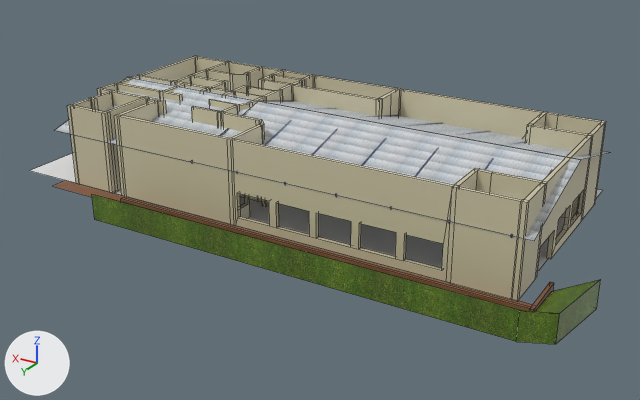
Two versions of the Blender file Restaurante Universitário/Arquivo blend/restaurante.blend, one commit apart.
Both versions are drawn from a 50 mm camera at (-561.0, 882.0, 429.0) aimed at (-49.0, 27.0, 2.0). The lights are fixed; the arrows at lower left show +X, +Y and +Z. Mesh edges are drawn as thin lines on the coarser meshes.
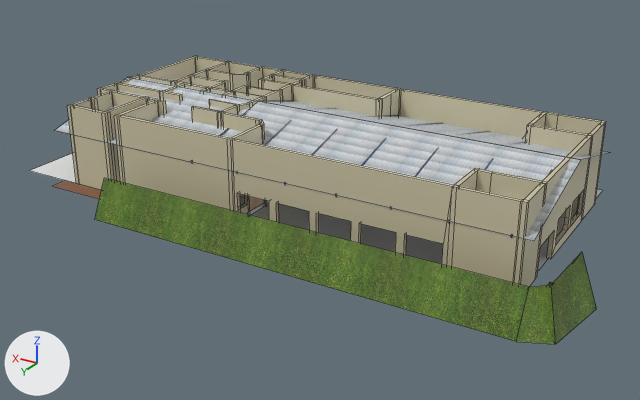
Location of each change, [x1, y1, x2, y2] in pixels of the pictures (640 x 400 px):
'Cube.001', reshaped (11% taller)
    before: [92, 194, 601, 344]
    after: [95, 178, 597, 344]
'Cube.002', added
    after: [249, 196, 264, 215]
    faces in mat_material_003 (picture img_seamless_wood_texture_741858_jpg): [249, 196, 264, 212]
'Cube', unchanged, covered by the edit
    before: [121, 198, 554, 311]
'Plane.001', unchanged, covered by the edit
    before: [53, 180, 533, 307]
    after: [53, 180, 101, 199]

Patch to the scene script:
```diff
--- a/Restaurante Universitário/Arquivo blend/restaurante.blend.py
+++ b/Restaurante Universitário/Arquivo blend/restaurante.blend.py
@@ img_seamless_wood_texture_741858_jpg @@
+img_seamless_wood_texture_741858_jpg = load_image('seamless-wood-texture-741858.jpg', 'Texturas/seamless-wood-texture-741858.jpg', 1500, 1500, 'sRGB')
@@ mat_material_003 @@
+mat_material_003 = principled_material('Material.003')
+mat_material_003.texture = img_seamless_wood_texture_741858_jpg
@@ mat_granito @@
+mat_granito = principled_material('granito')
+mat_granito.base_color = (0.8, 0.8, 0.8)  # white #e7e7e7
@@ me_cube_002 @@
 me_cube_002.from_pydata(...)  # 16 vertices, 14 faces; spans x -406.0..149.0, y -61.0..44.0, z -6.0..31.0
 # used by ob_cube_001; location = (0.0, 164.0, 1.0)
-me_cube_002.vertices[3].co = (-362.0, 44.0, 31.0)  # pixel (519, 310)
-me_cube_002.vertices[7].co = (149.0, 44.0, 31.0)  # pixel (91, 194)
-me_cube_002.vertices[11].co = (-394.0, 30.0, 31.0)  # pixel (559, 313)
-me_cube_002.vertices[15].co = (-406.0, -60.0, 26.0)  # pixel (600, 279)
+# me_cube_002 part 1
+me_cube_002.vertices[3].co = (-362.0, 22.0, 44.0)  # pixel (529, 286)
+me_cube_002.vertices[7].co = (149.0, 22.0, 44.0)  # pixel (104, 177)
+me_cube_002.vertices[11].co = (-377.0, 3.0, 42.0)  # pixel (551, 284)
+me_cube_002.vertices[15].co = (-379.0, -88.0, 37.0)  # pixel (582, 251)
 me_cube_002.materials.append(mat_grama)
@@ me_cube_003 @@
+me_cube_003.from_pydata(...)  # 12 vertices, 10 faces; spans x -1.0..1.0, y -1.0..1.0, z -0.92..1.0
+# faces by material slot: [9, 1]
+me_cube_003.materials.append(mat_material_003)  # picture img_seamless_wood_texture_741858_jpg
+me_cube_003.materials.append(mat_granito)  # its picture is missing
@@ ob_cube_002 @@
+ob_cube_002 = bpy.data.objects.new('Cube.002', me_cube_003)
+ob_cube_002.location = (0.5, 92.2, 16.0)
+ob_cube_002.scale = (0.142, 16.7, 17.5)
```
